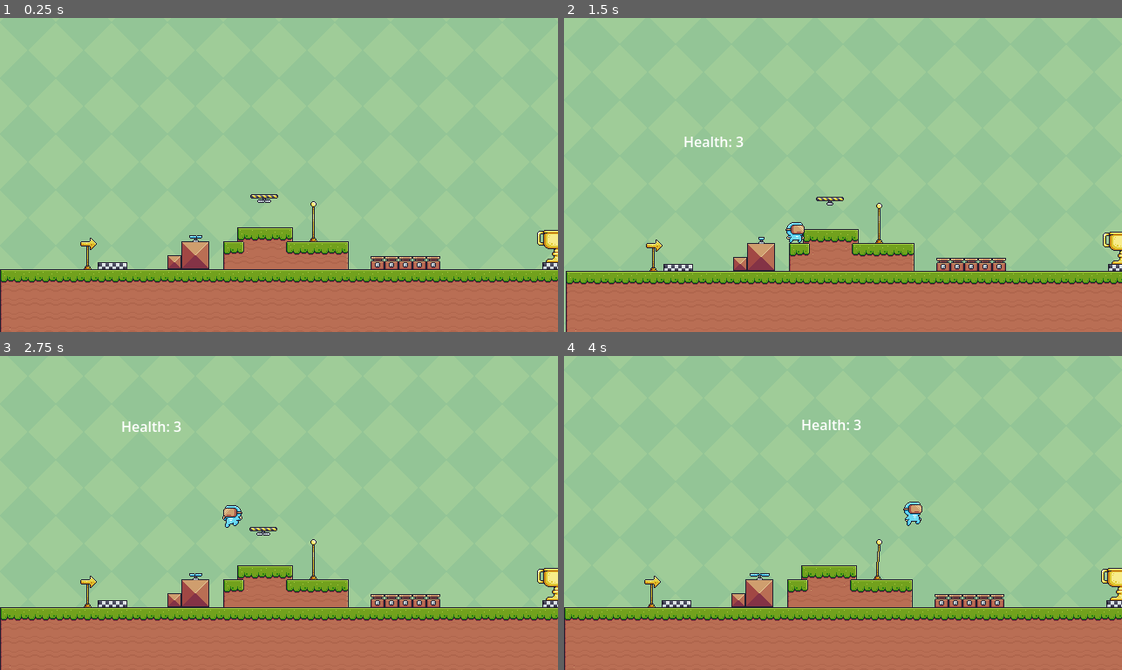
Above: before the commit, frames 1-4 (two rows, left to right).
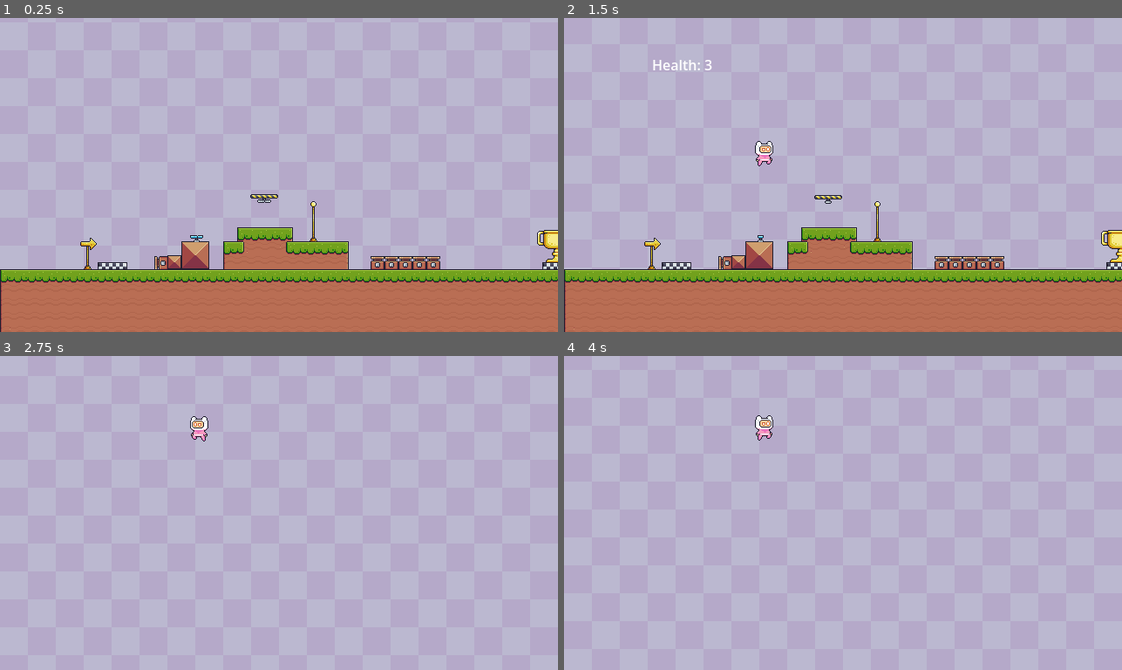
Above: after the commit, the same moments.

Repository: YisraelYishai/pixel-adventure
Game: Godot game, scene res://Scenes/test.tscn
Two runs of this game, one before a commit and one after it. Both use one fixed random seed, a clock stepped at 60 frames per second and the inputs below.
Inputs:
- Up to frame 1 (0.25 s): no input
- Up to frame 2 (1.5 s): hold Right (right) from 0.53 s (still down); tap Down (slam) at 0.6, 1.35 s; tap Space (jump) at 0.77 s
- Up to frame 3 (2.75 s): tap Space (jump) at 1.52 s; release Right (right) at 2.03 s; hold A (left) from 2.03 s (still down); tap Down (slam) at 2.1 s
- Up to frame 4 (4 s): release A (left) at 2.78 s; hold Right (right) from 2.78 s (still down); tap Down (slam) at 2.85, 3.6 s; tap Space (jump) at 3.02, 3.77 s

The runs differ from the first frame. In frame 1, 76% of the frame differs, in the area x 0-100%, y 0-80%; in frame 2, 81%; in frame 3, 100%; in frame 4, 100%, in the area x 0-100%, y 0-100%.

Commit message:
Minor improvement: Fan
Updated fan script

Diff:
--- a/Scenes/player.tscn
+++ b/Scenes/player.tscn
@@ -1480,7 +1480,7 @@
 
 [node name="AnimatedSprite2D" type="AnimatedSprite2D" parent="." unique_id=423751178]
 sprite_frames = SubResource("SpriteFrames_mie3u")
-animation = &"hit4"
+animation = &"idle3"
 
 [node name="CollisionShape2D" type="CollisionShape2D" parent="." unique_id=938850867]
 position = Vector2(0, 4)
--- a/Scenes/test.tscn
+++ b/Scenes/test.tscn
@@ -283,11 +283,12 @@
 metadata/_edit_vertical_guides_ = [0.0]
 
 [node name="Background" parent="." unique_id=422274749 instance=ExtResource("2_aees8")]
+background_image = "Purple"
 
 [node name="Player" parent="." unique_id=1577230936 instance=ExtResource("2_qc4db")]
 unique_name_in_owner = true
 position = Vector2(128, 240)
-player_character = "4"
+player_character = "3"
 
 [node name="DebugLabel" type="Label" parent="Player" unique_id=153925843]
 offset_left = -128.0
@@ -317,9 +318,6 @@
 
 [node name="Node" type="Node" parent="." unique_id=1624995517]
 
-[node name="Fan" parent="Node" unique_id=1597304167 instance=ExtResource("13_aees8")]
-position = Vector2(224, 253)
-
 [node name="Checkpoint" parent="Node" unique_id=1403191903 instance=ExtResource("10_mie3u")]
 position = Vector2(368, 224)
 
@@ -341,4 +339,11 @@
 [node name="Fire5" parent="Node" unique_id=98392465 instance=ExtResource("10_iaow0")]
 position = Vector2(497, 273)
 
+[node name="Fan2" parent="Node" unique_id=1935176056 instance=ExtResource("13_aees8")]
+position = Vector2(225, 253)
+
+[node name="Fire7" parent="Node" unique_id=1264833190 instance=ExtResource("10_iaow0")]
+position = Vector2(177, 281)
+rotation = -1.5707964
+
 [connection signal="body_entered" from="WorldBoundary" to="." method="_on_world_boundary_body_entered"]
--- a/Scripts/GlobalUtils.gd
+++ b/Scripts/GlobalUtils.gd
@@ -1,8 +1,3 @@
 extends Node
 
 signal respawn_objects
-
-func fade_in(target_node: CanvasItem):
-	target_node.modulate.a = 0.0
-	var fade_tween = create_tween()
-	fade_tween.tween_property(target_node, "modulate:a", 1.0, 0.5)
--- a/Scripts/falling_platform.gd
+++ b/Scripts/falling_platform.gd
@@ -59,4 +59,3 @@
 	self.play("default")
 
 	show()
-	Global.fade_in(self)
--- a/Scripts/fan.gd
+++ b/Scripts/fan.gd
@@ -3,24 +3,45 @@
 @onready var detector: Area2D = $Detector
 @onready var collision_shape: CollisionShape2D = $Detector/CollisionShape2D
 
-const MAX_FAN_STRENGTH = 25.0
-const MAX_UPWARD_SPEED = -150.0
+@export_enum("Up", "Down", "Left", "Right") var orientation: String = "Up"
+@export var max_fan_strength := 1000.0
 
+const TERMINAL_VELOCITY = 200.0
+
+var fan_direction: Vector2
 var player: CharacterBody2D = null
 var is_colliding = false
+
+func _ready() -> void:
+	if orientation == "Up":
+		fan_direction = Vector2(0, -1)
+	elif orientation == "Down":
+		fan_direction = Vector2(0, 1)
+	elif orientation == "Left":
+		fan_direction = Vector2(-1, 0)
+	elif orientation == "Right":
+		fan_direction = Vector2(1, 0)
 
 func _physics_process(_delta: float) -> void:
 	if is_colliding and player:
 		var distance = global_position.distance_to(player.global_position)
-		var max_range = collision_shape.shape.radius
-		var intensity = clamp(abs(1.0 - (distance / max_range)), 0.0, 1.0)
 
-		player.velocity.y -= MAX_FAN_STRENGTH * intensity
-		player.velocity.y = max(player.velocity.y, MAX_UPWARD_SPEED)
+		var max_range = 100.0
+		if collision_shape.shape is CircleShape2D:
+			max_range = collision_shape.shape.radius
+		elif collision_shape.shape is RectangleShape2D:
+			max_range = collision_shape.shape.size.y # Or size.x depending on orientation
+
+		var intensity = clamp(1.0 - (distance / max_range), 0.0, 1.0)
+
+		var push_vector = fan_direction * (max_fan_strength * intensity)
+
+		player.velocity += push_vector
+
+		player.velocity = player.velocity.limit_length(TERMINAL_VELOCITY)
 
 func _on_detector_body_entered(body: Node2D) -> void:
-	# Only affect your Player (safer than generic body)
-	if body is Player:
+	if body is CharacterBody2D:
 		player = body
 		is_colliding = true
 
